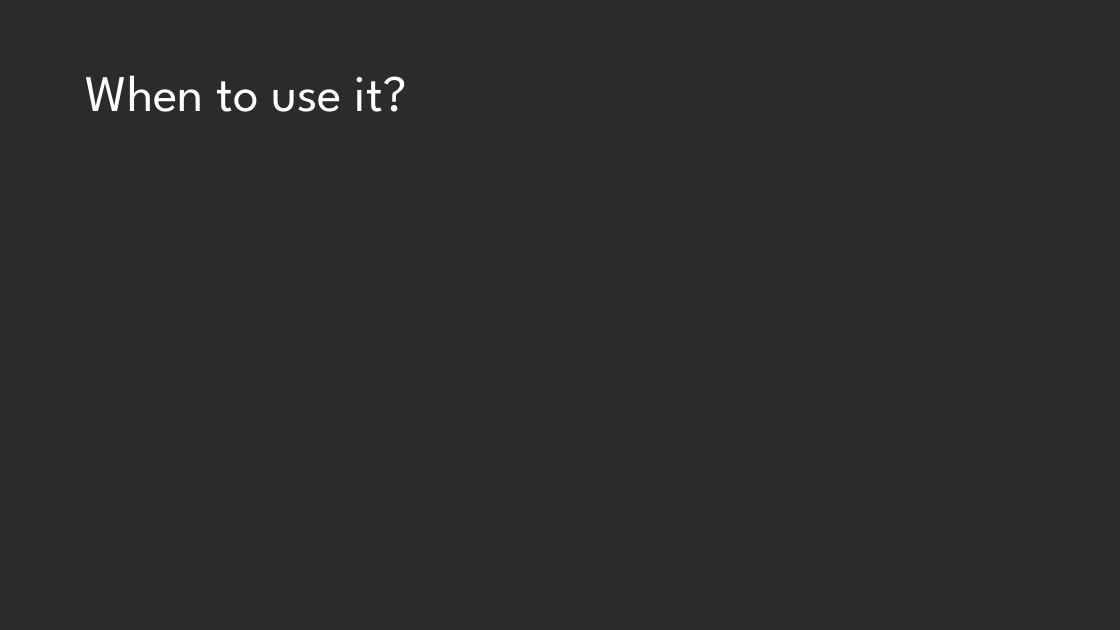
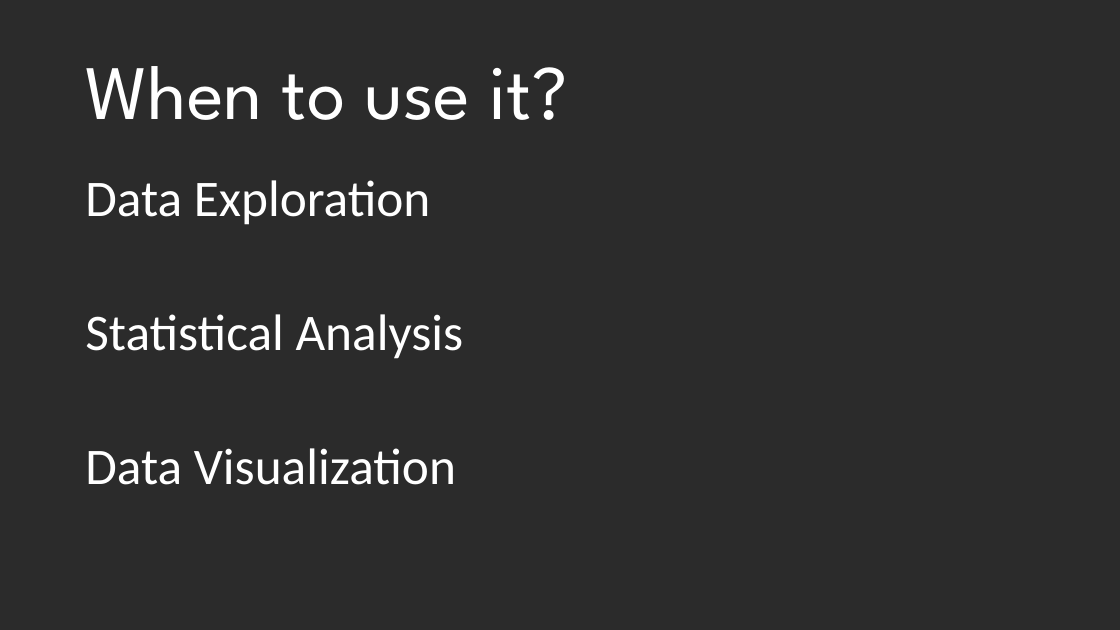
Before and after one commit to DustinEwers/r-talk-demos, a slide deck: slide 17 of slides/r_slides.pptx. Drawn at 1120x630 pixels with LibreOffice and Linux fonts; fonts in the diff are those of the drawing; background and template pictures are left out; a plain dark background stands for a picture behind light text. Boxes give left, top, right and bottom in pixels: in the first picture for what was removed or moved away, otherwise in the second. Text is boxed around its words. In the diff, an @@ line names an element or a change of style, - is before the commit and + after.

```diff
--- a/slides/r_slides.pptx
+++ b/slides/r_slides.pptx
@@ title "When to use it?" at (x1=85, y1=66, x2=568, y2=120): size 44 to 66 pt @@
@@ text added at (x1=85, y1=180, x2=464, y2=485), 44 pt, text #FFFFFF @@
+Data Exploration
+Statistical Analysis
+Data Visualization
```
Also in this commit, not shown: 8 other slides changed, 10 slides added, 7 slides removed.
